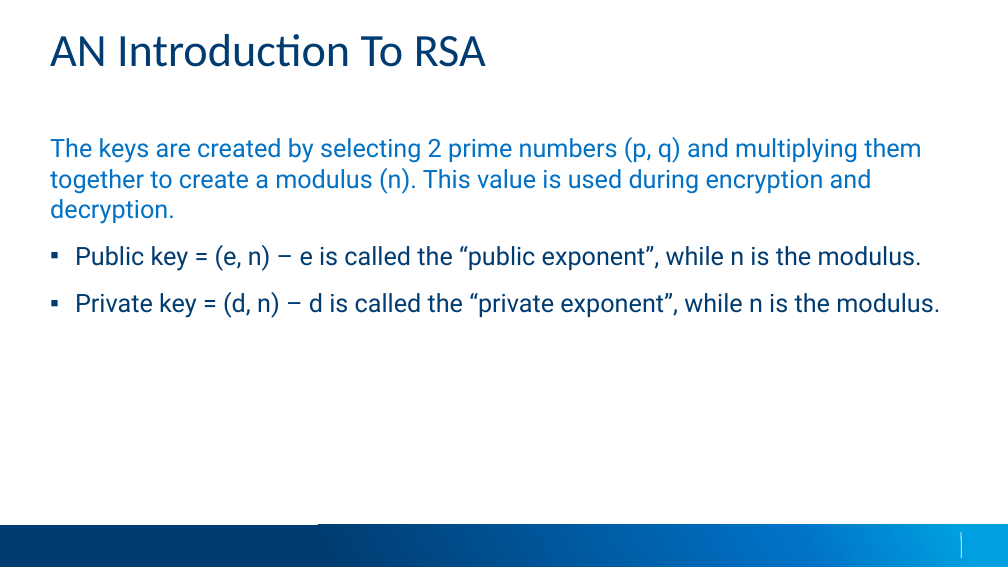
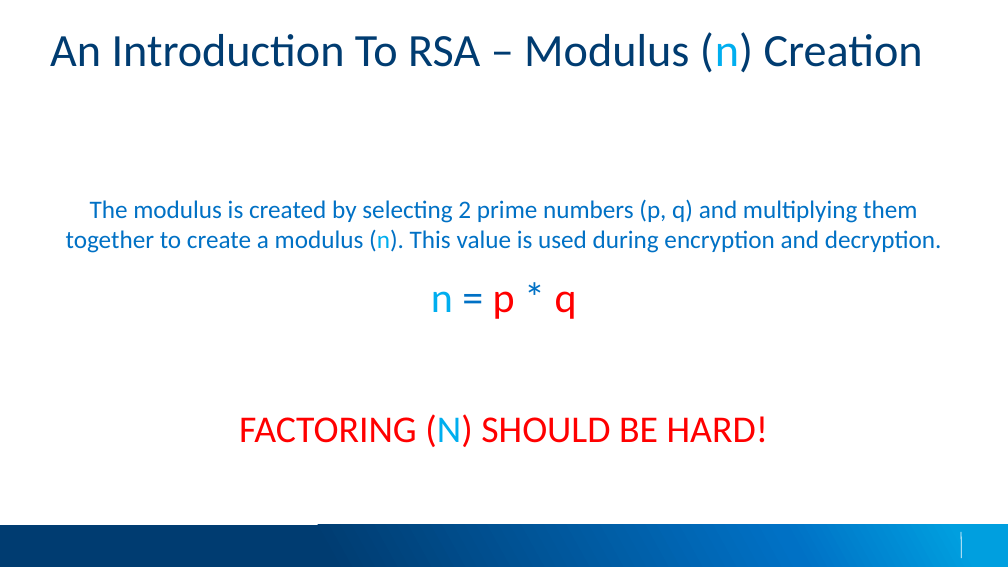
Before and after one commit to applesauce49/lincoln_high, a slide deck: slide 12 of presos/LincolnHighVisit-2023.pptx. Drawn at 1008x567 pixels with LibreOffice and Linux fonts; fonts in the diff are those of the drawing; background and template pictures are left out. Boxes give left, top, right and bottom in pixels: in the first picture for what was removed or moved away, otherwise in the second. Text is boxed around its words. In the diff, an @@ line names an element or a change of style, - is before the commit and + after.

```diff
--- a/presos/LincolnHighVisit-2023.pptx
+++ b/presos/LincolnHighVisit-2023.pptx
@@ title at (50, 32, 923, 73): text changed @@
-AN Introduction To RSA
+An Introduction To RSA – Modulus (n) Creation
@@ text "The modulus is created by ..." at (66, 199, 942, 447): vertical alignment top to middle @@
@@ text at (66, 199, 942, 447): text changed; font Roboto to Calibri @@
-The keys are created by selecting 2 prime numbers (p, q) and multiplying them together to create a modulus (n). This value is used during encryption and decryption.
-  ▪ Public key = (e, n) – e is called the “public exponent”, while n is the modulus.
-  ▪ Private key = (d, n) – d is called the “private exponent”, while n is the modulus.
+The modulus is created by selecting 2 prime numbers (p, q) and multiplying them together to create a modulus (n). This value is used during encryption and decryption.
+n = p * q
+FACTORING (N) SHOULD BE HARD!
```
Also in this commit, not shown: 27 other slides changed, 3 slides added.
